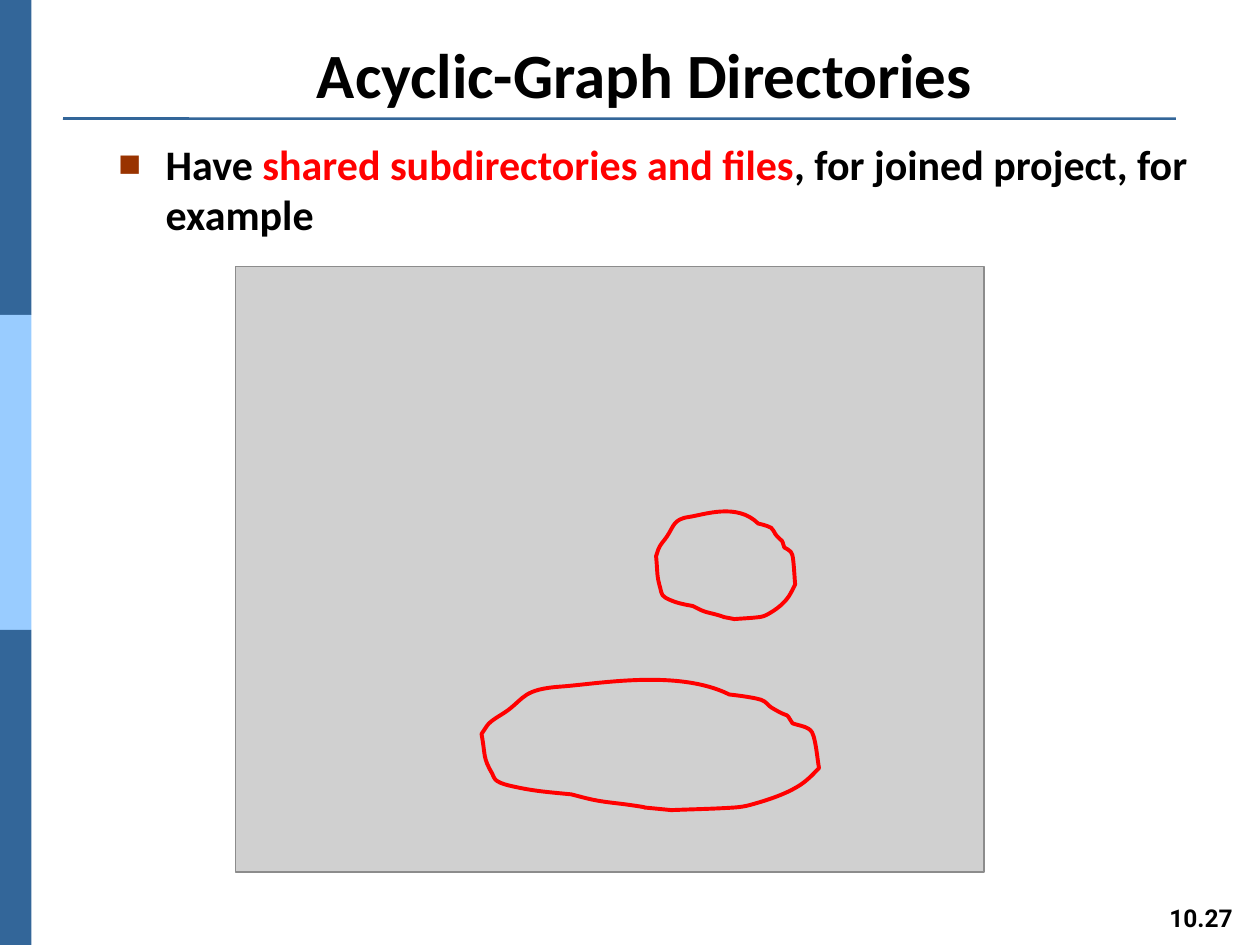
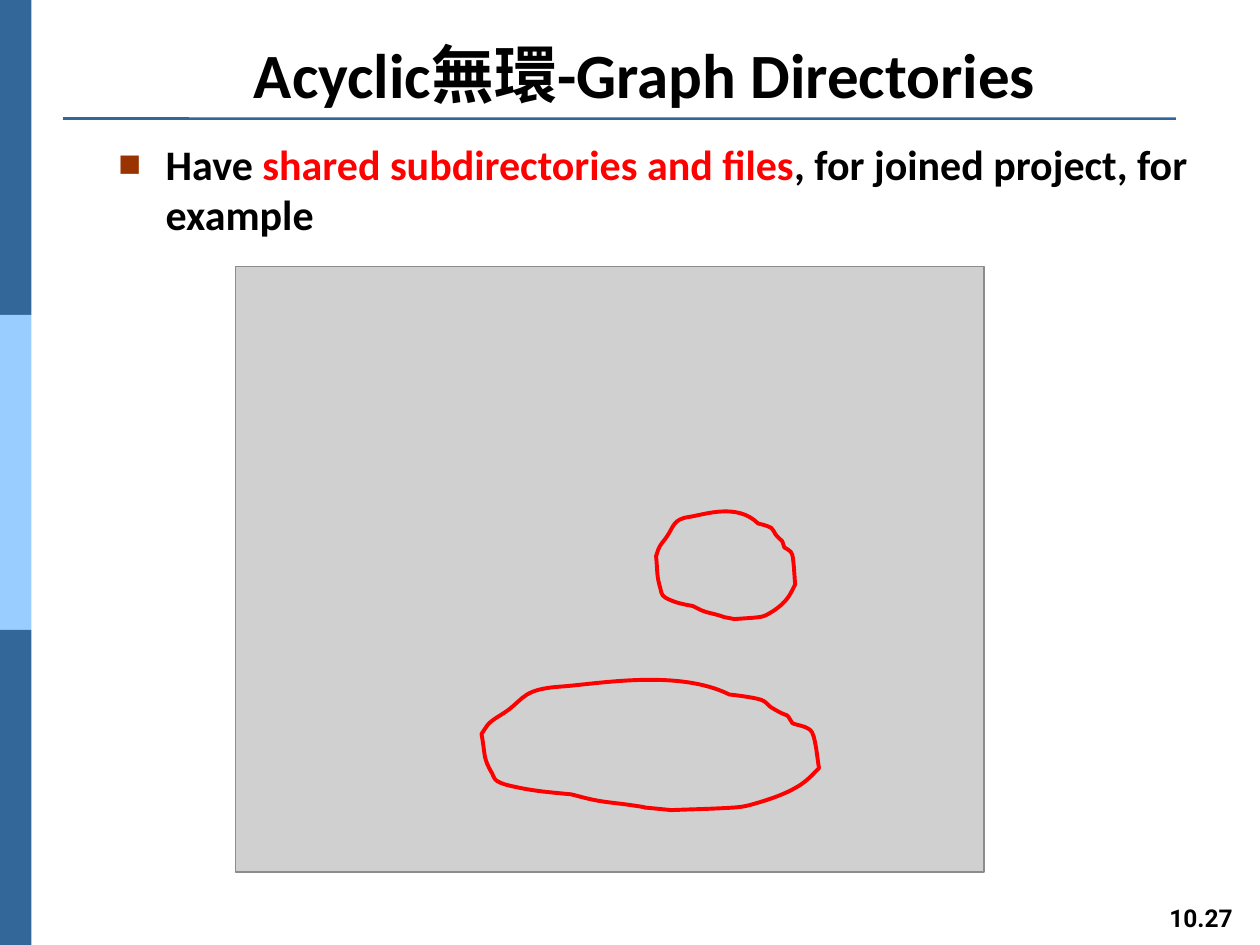
Before and after one commit to Yang09701194/OS_Learning, a slide deck: slide 27 of ch10.pptx. Drawn at 1260x945 pixels with LibreOffice and Linux fonts; fonts in the diff are those of the drawing; grey boxes stand for pictures. Boxes give left, top, right and bottom in pixels: in the first picture for what was removed or moved away, otherwise in the second. Text is boxed around its words. In the diff, an @@ line names an element or a change of style, - is before the commit and + after.

```diff
--- a/ch10.pptx
+++ b/ch10.pptx
@@ title at [254,46,1034,108]: text changed @@
-Acyclic-Graph Directories
+Acyclic無環-Graph Directories
```
Also in this commit, not shown: 9 other slides changed.
